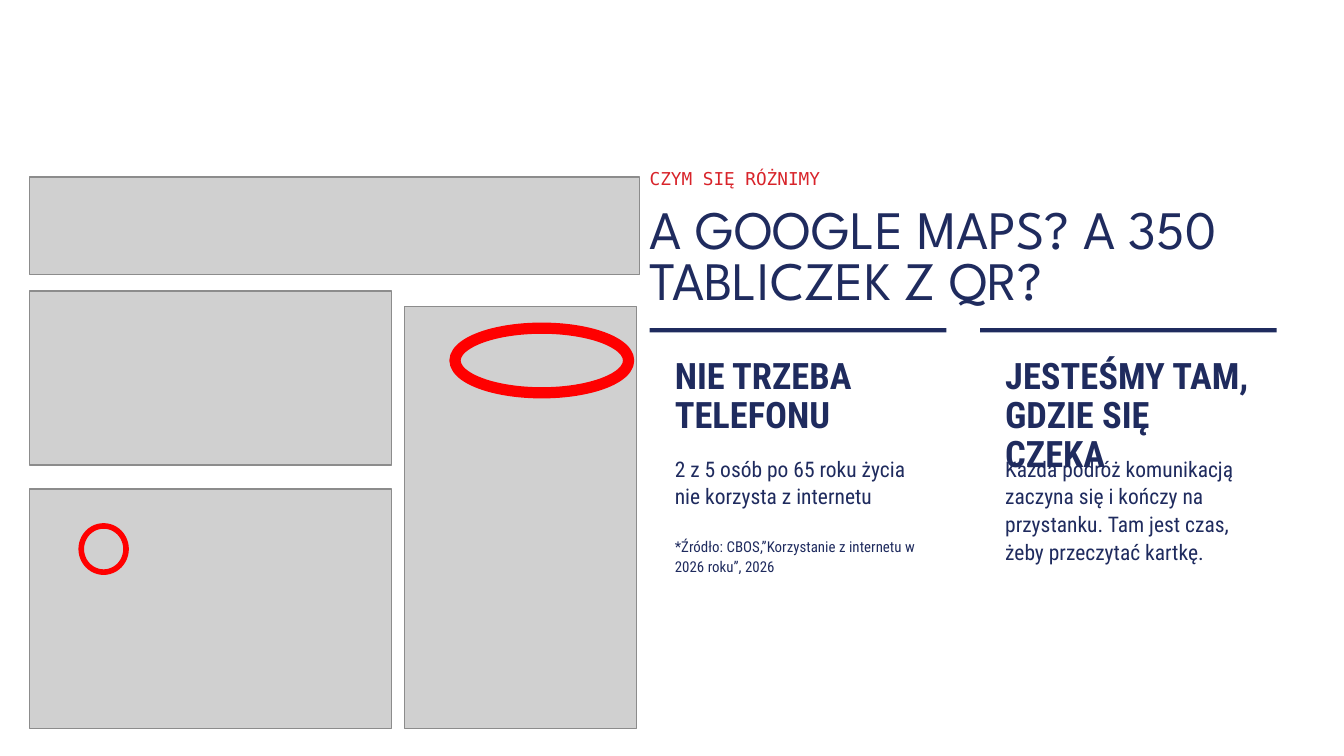
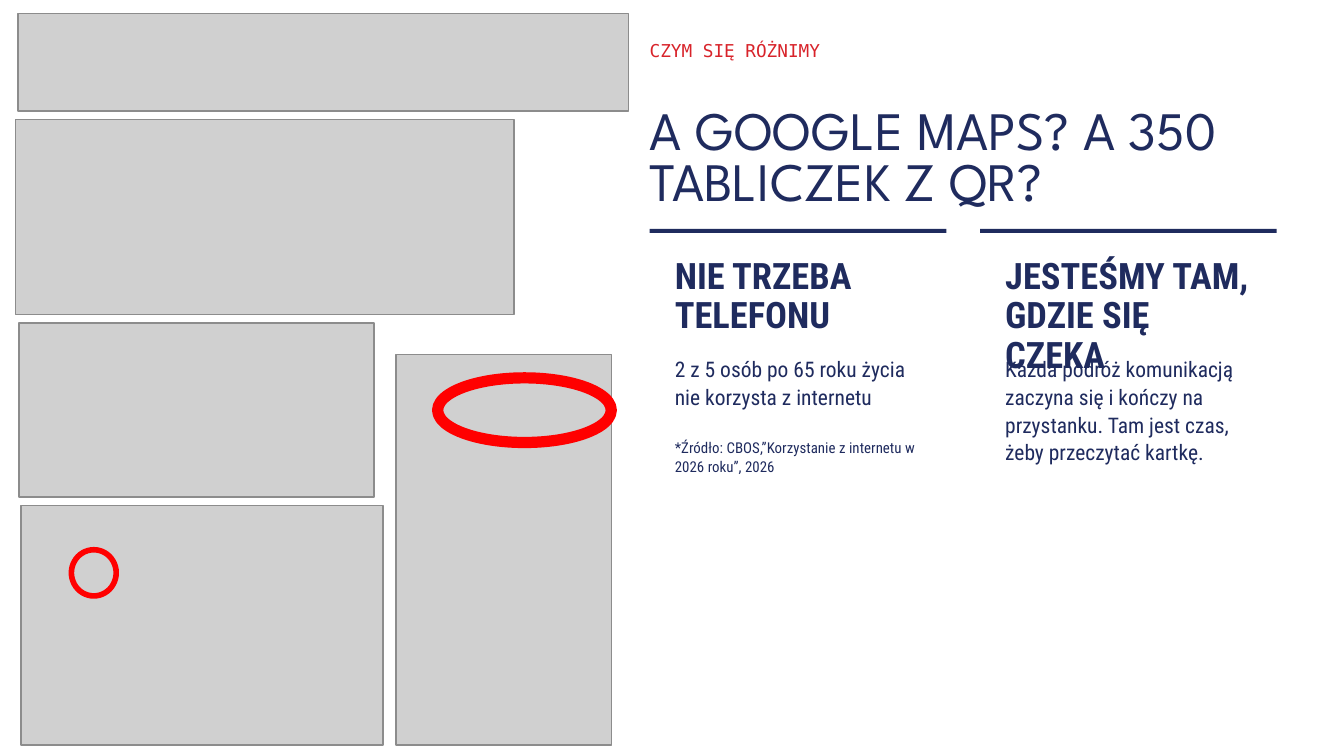
Before and after one commit to filosow98/3_WeAreHereForPizza_Nastepny_przystanek_toaleta, a slide deck: slide 5 of 3_WeAreHereForPizza_Następny_przystanek_toaleta.pptx. Drawn at 1344x756 pixels with LibreOffice and Linux fonts; fonts in the diff are those of the drawing; grey boxes stand for pictures; background and template pictures are left out. Boxes give left, top, right and bottom in pixels: in the first picture for what was removed or moved away, otherwise in the second. Text is boxed around its words. In the diff, an @@ line names an element or a change of style, - is before the commit and + after.

```diff
--- a/3_WeAreHereForPizza_Następny_przystanek_toaleta.pptx
+++ b/3_WeAreHereForPizza_Następny_przystanek_toaleta.pptx
@@ picture: place and size @@
-picture at [30, 177, 640, 274]
+picture at [19, 13, 629, 110]
@@ text "CZYM SIĘ RÓŻNIMY": place and size @@
-text "CZYM SIĘ RÓŻNIMY" at [650, 172, 820, 189]
+text "CZYM SIĘ RÓŻNIMY" at [650, 44, 820, 61]
@@ picture added at [15, 120, 513, 314] @@
@@ 5 texts, 2 rectangles: place and size @@
-5 texts, 2 rectangles at [649, 212, 1277, 574]
+5 texts, 2 rectangles at [649, 113, 1277, 474]
@@ picture: place and size @@
-picture at [30, 292, 391, 465]
+picture at [19, 323, 374, 496]
@@ picture: place and size @@
-picture at [405, 306, 637, 728]
+picture at [396, 355, 612, 746]
@@ ellipse: place and size @@
-ellipse at [456, 328, 629, 392]
+ellipse at [438, 378, 612, 442]
@@ picture: place and size @@
-picture at [30, 489, 391, 728]
+picture at [22, 505, 383, 745]
@@ ellipse: place and size @@
-ellipse at [81, 526, 125, 571]
+ellipse at [71, 550, 116, 595]
```
Also in this commit, not shown: 2 other slides changed.
